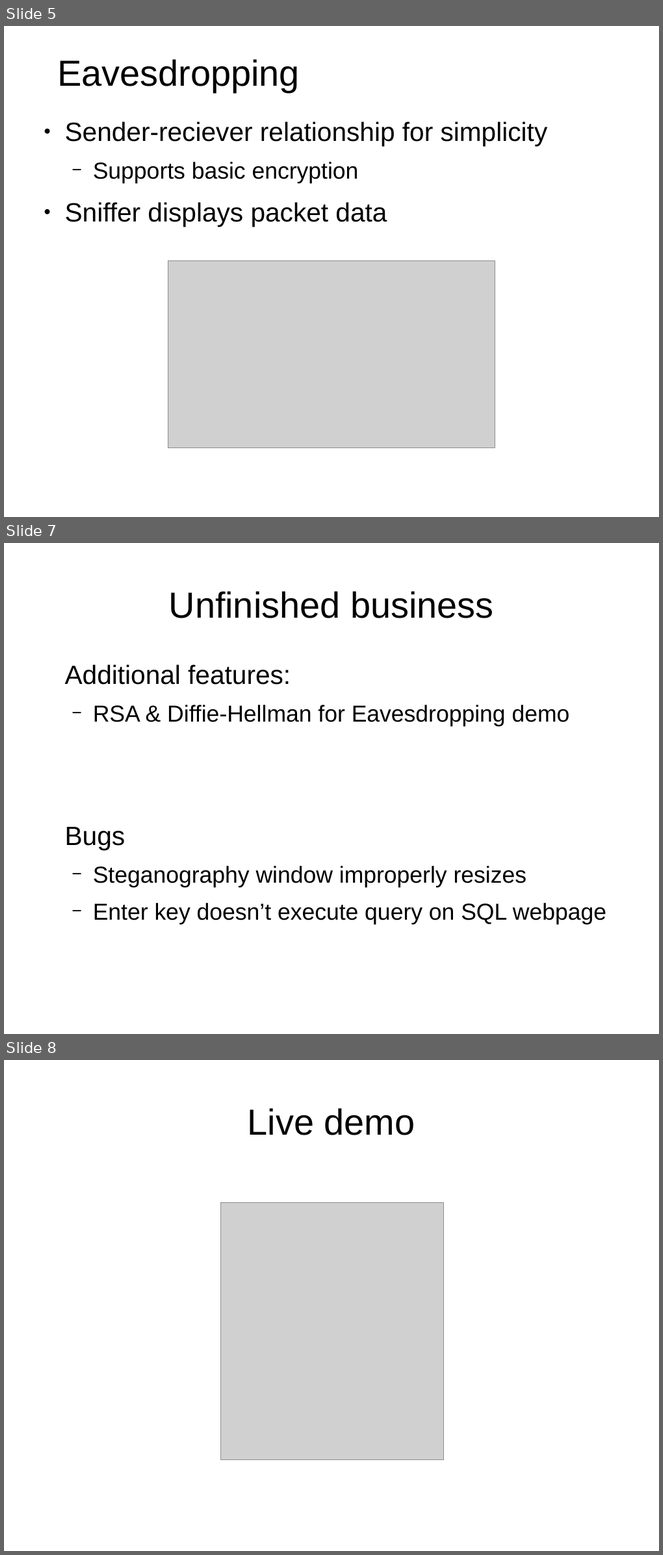
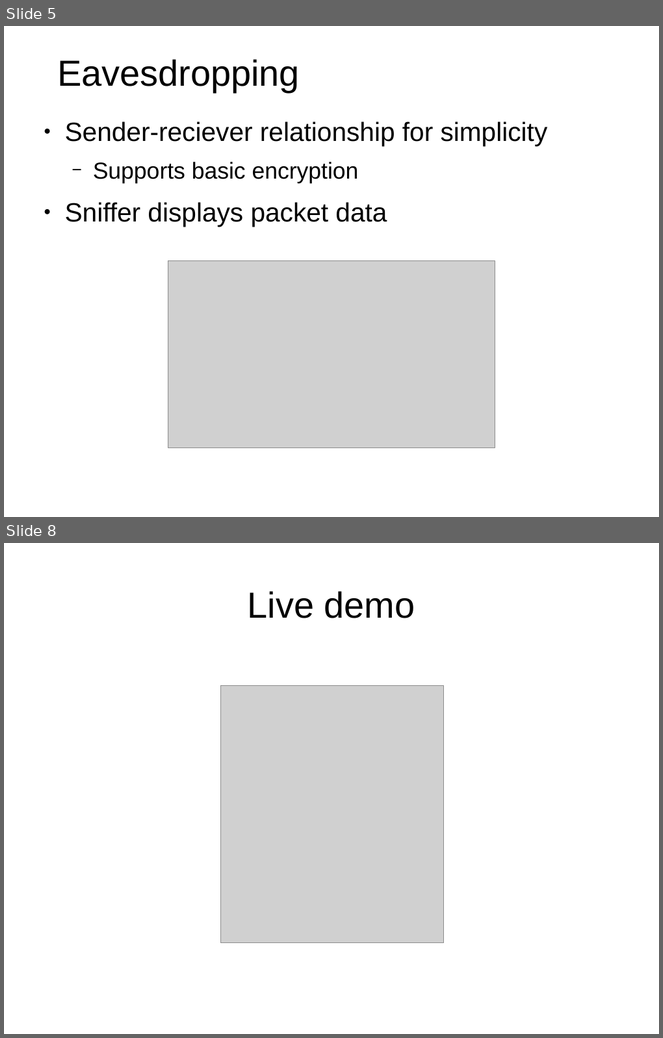
Before and after one commit to nzimm/toolkit, a slide deck: docs/Presentation.odp. Shown one above the other, each under a label of ours: slides 5, 7 and 8 before the commit, slides 5 and 8 after it; the slides between them are not shown. The pictures are 663x1555 and 663x1038 pixels, drawn with LibreOffice and Linux fonts; fonts in the diff are those of the drawing; grey boxes stand for pictures. Boxes give left, top, right and bottom in pixels: in the first picture for what was removed or moved away, otherwise in the second. Text is boxed around its words. In the diff, an @@ line names an element or a change of style, - is before the commit and + after.

```diff
--- a/docs/Presentation.odp
+++ b/docs/Presentation.odp
@@ slide 7 removed at (4, 543, 659, 1034), background #FFFFFF @@
@@ title removed at (169, 591, 493, 618) @@
-Unfinished business
@@ text removed at (65, 665, 607, 925) @@
-Additional features:
-  − RSA & Diffie-Hellman for Eavesdropping demo
-Bugs
-  − Steganography window improperly resizes
-  − Enter key doesn’t execute query on SQL webpage
```
Also in this commit, not shown: 4 slides changed, 2 slides added, 1 other slide removed, 1 other file.
